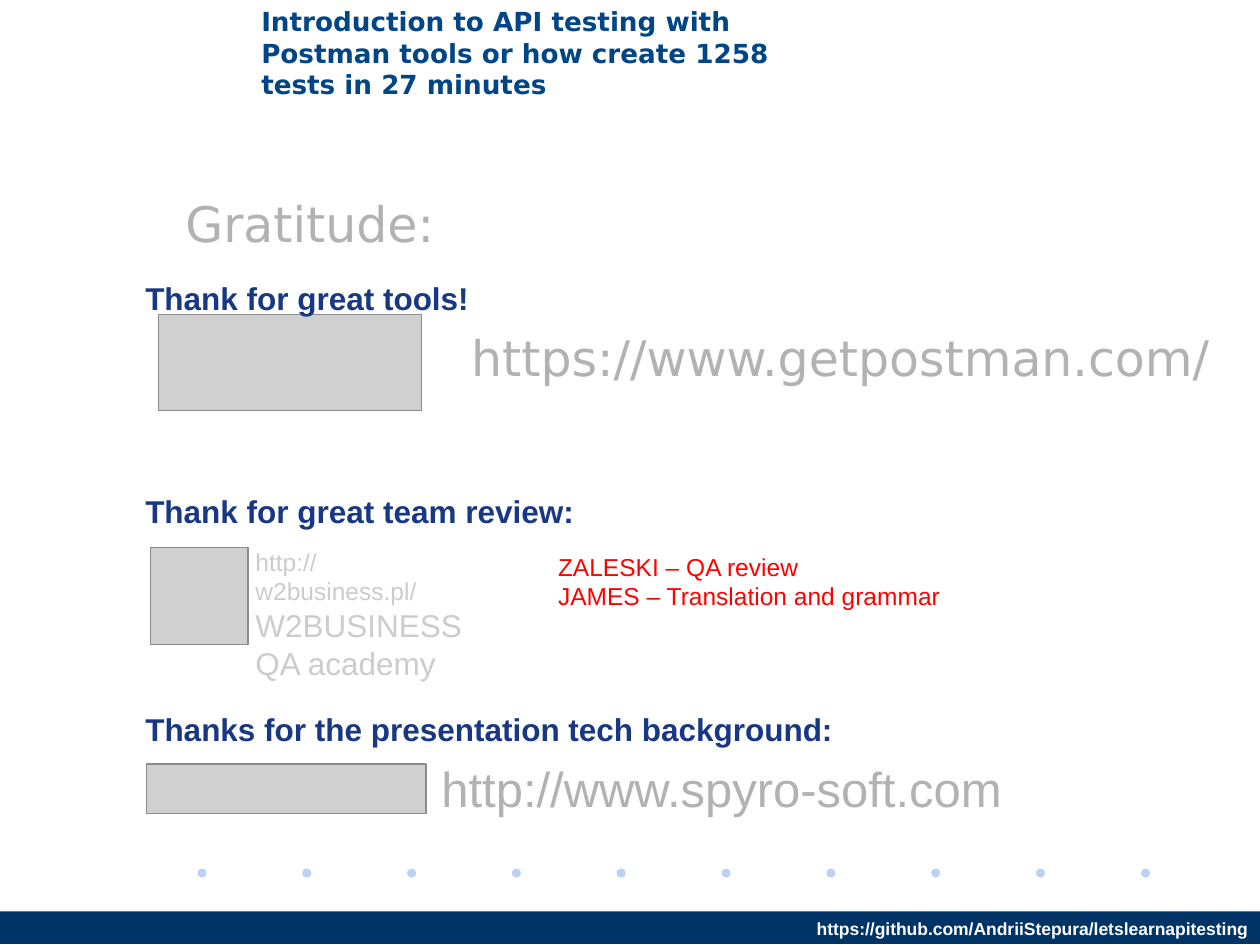
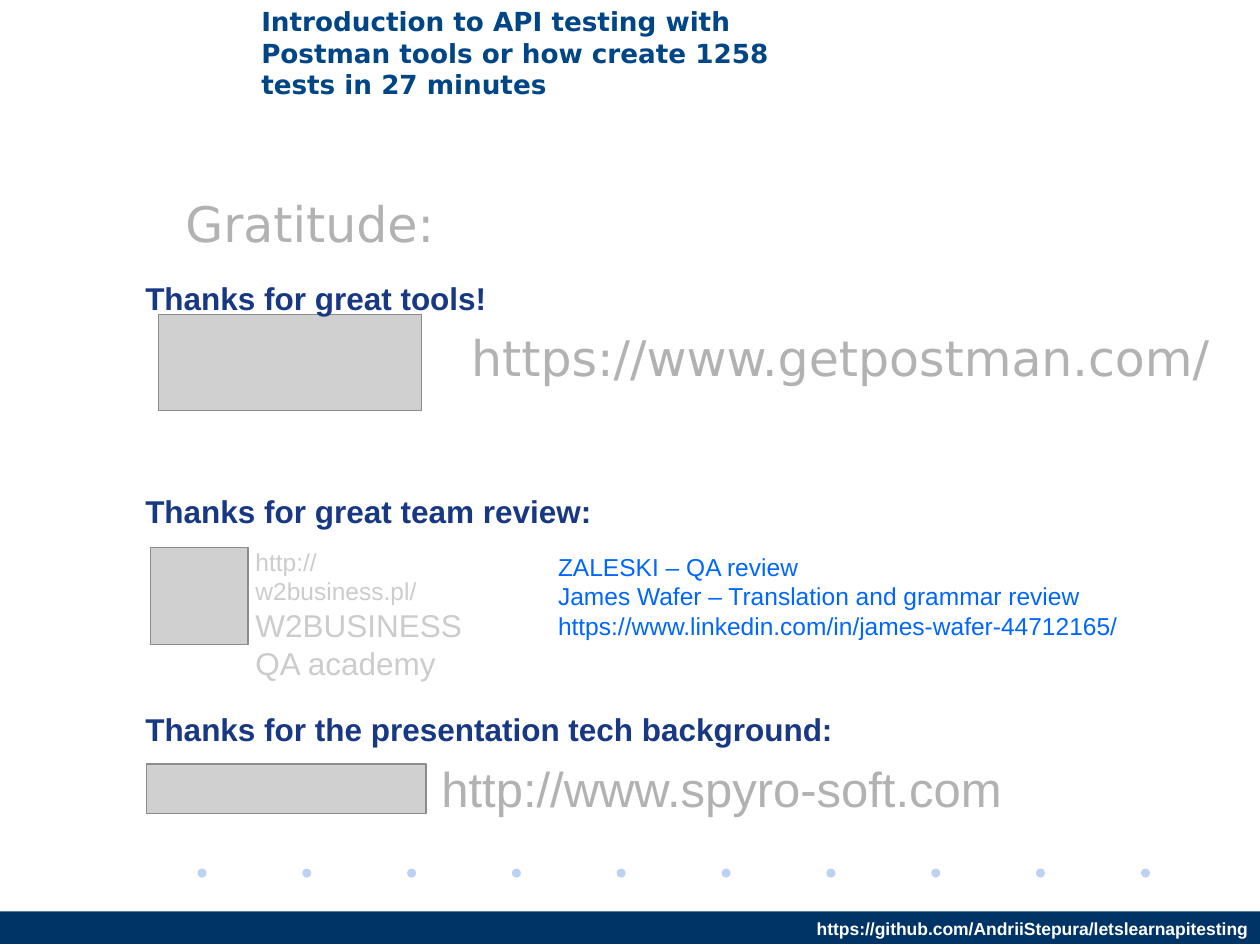
Before and after one commit to AndriiStepura/letslearnapitesting, a slide deck: slide 30 of StartTestingApiWithPostman.odp. Drawn at 1260x945 pixels with LibreOffice and Linux fonts; fonts in the diff are those of the drawing; grey boxes stand for pictures; background and template pictures are left out. Boxes give left, top, right and bottom in pixels: in the first picture for what was removed or moved away, otherwise in the second. Text is boxed around its words. In the diff, an @@ line names an element or a change of style, - is before the commit and + after.

Commit message:
James Wafer – Translation and grammar review https://www.linkedin.com/in/james-wafer-44712165/

```diff
--- a/StartTestingApiWithPostman.odp
+++ b/StartTestingApiWithPostman.odp
@@ text at <box>145,287,487,316</box>: text changed @@
-Thank for great tools!
+Thanks for great tools!
@@ text at <box>145,500,592,529</box>: text changed @@
-Thank for great team review:
+Thanks for great team review:
@@ text at <box>558,558,1117,640</box>: text changed; text colour #FF0000 to #0066FF @@
-ZALESKI – QA review
-JAMES – Translation and grammar
+ZALESKI – QA review
+James Wafer – Translation and grammar review
+https://www.linkedin.com/in/james-wafer-44712165/
```
Also in this commit, not shown: 22 other slides changed.
